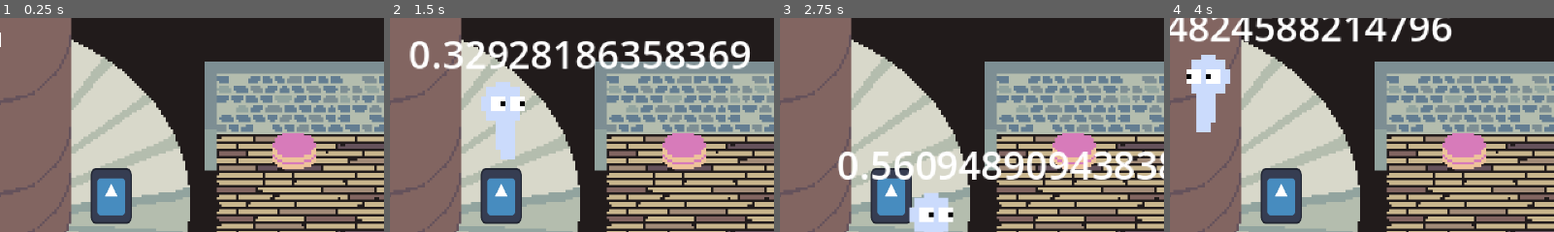
Above: before the commit, frames 1-4 (left to right).
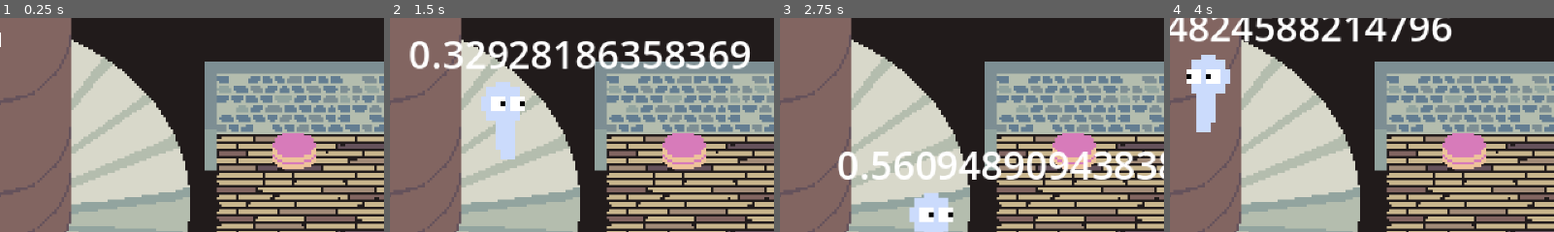
Above: after the commit, the same moments.

Repository: GoldenAppler-eng/Karmic-Staircase
Game: Godot game, scene res://scene/game.tscn
The game is run twice, just before and just after one commit, with the same random seed, the same clock (stepped at 60 frames per second) and the same inputs. The engine's default icon, where the game draws it, is replaced by a stand-in: a white triangle on a blue panel in a dark square.
Inputs:
- Up to frame 1 (0.25 s): no input
- Up to frame 2 (1.5 s): tap Enter at 0.5 s; hold D (move_right) 0.53-1.28 s; hold Shift (sprint) 0.53-1.28 s; tap Space (attack) at 0.6 s; hold S (move_down) from 1.28 s (still down); tap Shift (sprint) at 1.35 s
- Up to frame 3 (2.75 s): tap E (use) at 1.55, 2.1 s; release S (move_down) at 2.03 s; hold D (move_right) from 2.03 s (still down); tap Space (attack) at 2.3 s
- Up to frame 4 (4 s): release D (move_right) at 2.78 s; hold W (move_up) 2.78-3.53 s; tap Space (attack) at 2.85 s; tap Shift (sprint) at 3.05 s; hold A (move_left) from 3.53 s (still down); tap F (drop_item) at 3.6 s; tap E (use) at 3.8 s
The pictures show only the part of the screen within x 34-84%, y 6-56%; the shares and areas given below are measured in that part.

The runs differ from the first frame. In frame 1, 2.8% of the frame differs, in the area x 23-35%, y 70-97%; in frame 2, 2.8%; in frame 3, 2.6%; in frame 4, 2.8%.

Commit message:
Added darkness shader

Diff:
--- a/scene/game.tscn
+++ b/scene/game.tscn
@@ -15,7 +15,6 @@
 [ext_resource type="Texture2D" uid="uid://cfrlwfaum460c" path="res://sprite/center_column.png" id="9_yq8tf"]
 [ext_resource type="PackedScene" uid="uid://d0o7x3il6yic5" path="res://scene/HUD/hunger_hud.tscn" id="14_ve786"]
 [ext_resource type="PackedScene" uid="uid://dyu1r4m2jya2a" path="res://scene/HUD/desperation_hud.tscn" id="15_0lu6w"]
-[ext_resource type="PackedScene" uid="uid://cu27ed416s2o5" path="res://scene/dummy.tscn" id="16_0lu6w"]
 
 [sub_resource type="CapsuleShape2D" id="CapsuleShape2D_5g16k"]
 radius = 33.0
@@ -96,6 +95,9 @@
 [node name="fireplace" parent="Level0" instance=ExtResource("7_qpk70")]
 position = Vector2(142, -30)
 
+[node name="staircase_top_marker" type="Marker2D" parent="Level0"]
+position = Vector2(-41, -59)
+
 [node name="staircase_level_manager" type="Node" parent="." node_paths=PackedStringArray("player", "level_list")]
 script = ExtResource("1_p1ry8")
 player = NodePath("../player")
@@ -135,5 +137,3 @@
 offset_right = -144.0
 offset_bottom = 68.0
 player = NodePath("../player")
-
-[node name="dummy" parent="." instance=ExtResource("16_0lu6w")]
--- a/scene/recorded_player.tscn
+++ b/scene/recorded_player.tscn
@@ -12,16 +12,26 @@
 [ext_resource type="Script" uid="uid://cfgsbje7vi3tp" path="res://script/component/MovementComponent.gd" id="11_2ycxl"]
 [ext_resource type="Script" uid="uid://djdu4ngv8cr8e" path="res://script/state/DeadState.gd" id="11_b05ef"]
 [ext_resource type="Script" uid="uid://dkqq41o5lv5pl" path="res://script/brain/RecordedBrain.gd" id="12_ce7el"]
+[ext_resource type="Script" uid="uid://ctsho4xnp4xo2" path="res://script/brain/AIBrain.gd" id="13_llrc2"]
+[ext_resource type="Script" uid="uid://dpfyq4i5ek5c7" path="res://script/component/InterruptionDetectionComponent.gd" id="13_pq381"]
 [ext_resource type="PackedScene" uid="uid://bdsdvn2l2ejwd" path="res://scene/component/interacter_component.tscn" id="13_xcl4y"]
 [ext_resource type="PackedScene" uid="uid://cqttkqoc4j0fr" path="res://scene/speech_text.tscn" id="14_tt30e"]
+[ext_resource type="Script" uid="uid://brvy5x5uuivu" path="res://script/state_machine/BrainStateMachine.gd" id="14_wyros"]
+[ext_resource type="Script" uid="uid://c8ikj0cri6mtk" path="res://script/state/brain_states/ConfusedState.gd" id="15_exdkq"]
 [ext_resource type="Script" uid="uid://dlihm53dfpyd5" path="res://script/component/RotationTrackerComponent.gd" id="15_pq381"]
+[ext_resource type="Script" uid="uid://bcfv6yyk1dcf" path="res://script/state/brain_states/FindWeaponState.gd" id="16_7uqe1"]
+[ext_resource type="Script" uid="uid://d48ch43e31jo" path="res://script/state/brain_states/PanicState.gd" id="16_tt30e"]
 [ext_resource type="PackedScene" uid="uid://dh4w6wbocgxad" path="res://scene/component/pickup_item_component.tscn" id="16_xc1lj"]
+[ext_resource type="Script" uid="uid://b0ov4qsnpoy0w" path="res://script/state/brain_states/ChasePlayerState.gd" id="17_2ycxl"]
 [ext_resource type="Script" uid="uid://dcdbliakm3u3e" path="res://script/component/StatDataComponent.gd" id="17_ce7el"]
+[ext_resource type="Script" uid="uid://dhybi75eyuxgf" path="res://script/state/brain_states/RunState.gd" id="18_xcl4y"]
 [ext_resource type="Texture2D" uid="uid://btu1o80x3wspb" path="res://sprite/player-gridsheet.png" id="19_6hp1k"]
 [ext_resource type="Script" uid="uid://dathf1gj3y2oa" path="res://script/Flippables.gd" id="19_isn2n"]
 [ext_resource type="PackedScene" uid="uid://bypnx10jtyfcw" path="res://scene/component/hurtbox_component.tscn" id="19_p4hug"]
+[ext_resource type="Script" uid="uid://d308sc06xvbuc" path="res://script/state/brain_states/HuntState.gd" id="19_tt30e"]
 [ext_resource type="Script" uid="uid://r6v4breyygeo" path="res://script/component/AnimationController.gd" id="21_6hp1k"]
 [ext_resource type="PackedScene" uid="uid://djox8a46od6wh" path="res://scene/component/damager_component.tscn" id="21_isn2n"]
+[ext_resource type="PackedScene" uid="uid://lxue4cgo42vb" path="res://scene/component/player_vision_component.tscn" id="32_xc1lj"]
 
 [sub_resource type="CapsuleShape2D" id="CapsuleShape2D_isn2n"]
 height = 22.0
@@ -290,6 +300,9 @@
 &"walk_hold": SubResource("Animation_qucqc")
 }
 
+[sub_resource type="CircleShape2D" id="CircleShape2D_11mpr"]
+radius = 104.077
+
 [node name="recorded_player" type="CharacterBody2D"]
 collision_layer = 2
 script = ExtResource("1_vx2og")
@@ -363,10 +376,60 @@
 sprint_multiplier = 2.0
 metadata/_custom_type_script = "uid://cfgsbje7vi3tp"
 
-[node name="recorded_brain" type="Node" parent="." node_paths=PackedStringArray("pickup_item_component")]
+[node name="recorded_brain" type="Node" parent="." node_paths=PackedStringArray("interruption_detection_component", "player_vision_component", "pickup_item_component")]
 unique_name_in_owner = true
 script = ExtResource("12_ce7el")
+interruption_detection_component = NodePath("../interruption_detection_component")
+player_vision_component = NodePath("../player_vision_component")
 pickup_item_component = NodePath("../flippables/pickup_item_component")
+
+[node name="interruption_detection_component" type="Node" parent="." node_paths=PackedStringArray("stat_data_component")]
+script = ExtResource("13_pq381")
+stat_data_component = NodePath("../stat_data_component")
+
+[node name="NavigationAgent2D" type="NavigationAgent2D" parent="."]
+
+[node name="PathRefreshTimer" type="Timer" parent="."]
+wait_time = 0.6
+autostart = true
+
+[node name="ai_brain" type="Node" parent="." node_paths=PackedStringArray("nav_agent", "path_refresh_timer")]
+unique_name_in_owner = true
+script = ExtResource("13_llrc2")
+nav_agent = NodePath("../NavigationAgent2D")
+path_refresh_timer = NodePath("../PathRefreshTimer")
+
+[node name="brain_state_machine" type="Node" parent="ai_brain" node_paths=PackedStringArray("initial_state")]
+script = ExtResource("14_wyros")
+initial_state = NodePath("confused_state")
+
+[node name="confused_state" type="Node" parent="ai_brain/brain_state_machine" node_paths=PackedStringArray("panic_state")]
+script = ExtResource("15_exdkq")
+panic_state = NodePath("../panic_state")
+
+[node name="panic_state" type="Node" parent="ai_brain/brain_state_machine" node_paths=PackedStringArray("run_state", "find_weapon_state", "hunt_state")]
+script = ExtResource("16_tt30e")
+run_state = NodePath("../run_state")
+find_weapon_state = NodePath("../find_weapon_state")
+hunt_state = NodePath("../hunt_state")
+
+[node name="find_weapon_state" type="Node" parent="ai_brain/brain_state_machine" node_paths=PackedStringArray("run_state", "hunt_state")]
+script = ExtResource("16_7uqe1")
+run_state = NodePath("../run_state")
+hunt_state = NodePath("../hunt_state")
+
+[node name="chase_player_state" type="Node" parent="ai_brain/brain_state_machine" node_paths=PackedStringArray("find_weapon_state", "run_state", "hunt_state")]
+script = ExtResource("17_2ycxl")
+find_weapon_state = NodePath("../find_weapon_state")
+run_state = NodePath("../run_state")
+hunt_state = NodePath("../hunt_state")
+
+[node name="run_state" type="Node" parent="ai_brain/brain_state_machine"]
+script = ExtResource("18_xcl4y")
+
+[node name="hunt_state" type="Node" parent="ai_brain/brain_state_machine" node_paths=PackedStringArray("chase_player_state")]
+script = ExtResource("19_tt30e")
+chase_player_state = NodePath("../chase_player_state")
 
 [node name="interacter_component" parent="." instance=ExtResource("13_xcl4y")]
 unique_name_in_owner = true
@@ -386,11 +449,6 @@
 unique_name_in_owner = true
 script = ExtResource("15_pq381")
 
-[node name="stat_data_components" type="Node" parent="." node_paths=PackedStringArray("hunger_degeneration_timer")]
-script = ExtResource("17_ce7el")
-hunger_degeneration_timer = NodePath("../stat_data_component/hunger_degen_timer")
-metadata/_custom_type_script = "uid://dcdbliakm3u3e"
-
 [node name="flippables" type="Node2D" parent="."]
 script = ExtResource("19_isn2n")
 metadata/_custom_type_script = "uid://dathf1gj3y2oa"
@@ -417,12 +475,11 @@
 [node name="CollisionShape2D" type="CollisionShape2D" parent="flippables/damager_component"]
 shape = SubResource("CircleShape2D_llrc2")
 
-[node name="animation_controller" type="Node" parent="." node_paths=PackedStringArray("anim_player", "movement_component", "pickup_item_component", "stat_data_component", "flippables")]
+[node name="animation_controller" type="Node" parent="." node_paths=PackedStringArray("anim_player", "movement_component", "pickup_item_component", "flippables")]
 script = ExtResource("21_6hp1k")
 anim_player = NodePath("../AnimationPlayer")
 movement_component = NodePath("../movement_component")
 pickup_item_component = NodePath("../flippables/pickup_item_component")
-stat_data_component = NodePath("../stat_data_components")
 flippables = NodePath("../flippables")
 metadata/_custom_type_script = "uid://r6v4breyygeo"
 
@@ -438,3 +495,10 @@
 libraries = {
 &"": SubResource("AnimationLibrary_4reak")
 }
+
+[node name="player_vision_component" parent="." instance=ExtResource("32_xc1lj")]
+unique_name_in_owner = true
+position = Vector2(0, -7)
+
+[node name="CollisionShape2D" type="CollisionShape2D" parent="player_vision_component"]
+shape = SubResource("CircleShape2D_11mpr")
--- a/script/Level.gd
+++ b/script/Level.gd
@@ -6,6 +6,7 @@
 @export var level_data : LevelData
 
 @export var origin_node : Node2D
+@export var staircase_top : Node2D
 
 @export var board_pile : BoardPile
 @export var cake : Cake
--- a/script/Player.gd
+++ b/script/Player.gd
@@ -46,8 +46,6 @@
 
 	rotation_tracker_component.update_psuedo_vertical_coordinate()
 
-	print(player_vision_component.get_number_of_seen_player())
-
 func get_vertical_coordinate() -> float:
 	return rotation_tracker_component.psuedo_vertical_coordinate
 
--- /dev/null
+++ b/script/brain/AIBrain.gd
@@ -0,0 +1,55 @@
+class_name AIBrain
+extends Brain
+
+@export var nav_agent : NavigationAgent2D
+@export var path_refresh_timer : Timer
+
+var target_position : Vector2 = Vector2(0, 0)
+var target_player : CharacterBody2D
+
+var _wants_movement : bool = false
+var _wants_attack : bool = false
+var _wants_sprint : bool = false
+var _wants_interact : bool = false
+
+func _ready() -> void:
+	path_refresh_timer.timeout.connect(_on_path_refresh_timeout)
+
+func find_target_player() -> void:
+	if not target_player:
+		return
+
+	set_target_position(target_player.global_position)
+
+func set_target_position(position : Vector2) -> void:
+	target_position = position
+
+func wants_movement() -> bool:
+	return _wants_movement
+
+func wants_sprint() -> bool:
+	return _wants_sprint
+
+func wants_attack() -> bool:
+	return _wants_attack
+
+func wants_interact() -> bool:
+	return _wants_interact
+
+func wants_use() -> bool:
+	return false
+
+func wants_pickup() -> bool:
+	return false
+
+func wants_drop() -> bool:
+	return false
+
+func get_movement_vector() -> Vector2:
+	if not _wants_movement:
+		return Vector2(0, 0)
+
+	return nav_agent.get_next_path_position() - (owner as Node2D).global_position
+
+func _on_path_refresh_timeout() -> void:
+	nav_agent.target_position = target_position
--- a/script/brain/RecordedBrain.gd
+++ b/script/brain/RecordedBrain.gd
@@ -1,6 +1,8 @@
 class_name RecordedBrain
 extends Brain
 
+@export var interruption_detection_component : InterruptionDetectionComponent
+@export var player_vision_component : PlayerVisionComponent
 @export var pickup_item_component : PickupItemComponent
 
 var recorded_brain_data : Array[BrainFrameData]
@@ -11,11 +13,24 @@
 var _stop_play_recording : bool = false
 
 func _physics_process(delta: float) -> void:
+	if _stop_play_recording:
+		return
+
+	if player_vision_component.get_number_of_seen_player() > recorded_brain_data[current_frame].number_of_players_seen:
+		_stop_play_recording = true
+
+		if player_vision_component.any_player_has_weapon():
+			interruption_detection_component.emit_interrupted(true, true)
+		else:
+			interruption_detection_component.emit_interrupted(true)
+
 	if pickup_item_component.is_not_holding_item() and recorded_item_data[current_frame].has_item:
 		_stop_play_recording = true
+		interruption_detection_component.emit_interrupted()
 
 	if current_frame + 1 >= recorded_brain_data.size():
 		_stop_play_recording = true
+		interruption_detection_component.emit_interrupted()
 
 	if _stop_play_recording:
 		return
--- a/script/class/BrainFrameData.gd
+++ b/script/class/BrainFrameData.gd
@@ -9,3 +9,5 @@
 @export var wants_pickup : bool = false
 @export var wants_drop : bool = false
 @export var movement_vector : Vector2 = Vector2(0, 0)
+
+@export var number_of_players_seen : int = 0
--- /dev/null
+++ b/script/class/BrainState.gd
@@ -0,0 +1,34 @@
+class_name BrainState
+extends Node
+
+var brain : AIBrain
+
+var stat_data_component : StatDataComponent
+var player_vision_component : PlayerVisionComponent
+var pickup_item_component : PickupItemComponent
+var interacter_component : InteracterComponent
+
+var level : Level
+
+func init(p_brain : AIBrain, p_stat_data_component : StatDataComponent, p_pickup_item_component : PickupItemComponent, p_interacter_component : InteracterComponent, p_player_vision_component : PlayerVisionComponent, p_level : Level) -> void:
+	brain = p_brain
+	stat_data_component = p_stat_data_component
+	pickup_item_component = p_pickup_item_component
+	player_vision_component = p_player_vision_component
+	interacter_component = p_interacter_component
+
+	level = p_level
+
+	extra_init()
+
+func extra_init() -> void:
+	pass
+
+func enter() -> void:
+	pass
+
+func exit() -> void:
+	pass
+
+func process_physics(delta : float) -> BrainState:
+	return null
--- /dev/null
+++ b/script/component/InterruptionDetectionComponent.gd
@@ -0,0 +1,18 @@
+class_name InterruptionDetectionComponent
+extends Node
+
+const SEE_PLAYER_DESPERATION : float = 10
+const SEE_PLAYER_WEAPON_DESPERATION : float = 40
+
+@export var stat_data_component : StatDataComponent
+
+signal interrupted
+
+func emit_interrupted(see_player : bool = false, see_player_weapon : bool = false) -> void:
+	if see_player:
+		stat_data_component.change_desperation(SEE_PLAYER_DESPERATION)
+
+	if see_player_weapon:
+		stat_data_component.change_desperation(SEE_PLAYER_WEAPON_DESPERATION)
+
+	interrupted.emit()
--- a/script/component/PlayerVisionComponent.gd
+++ b/script/component/PlayerVisionComponent.gd
@@ -43,4 +43,50 @@
 	players_in_area.erase(body)
 
 func get_closest_player() -> CharacterBody2D:
-	return null
+	var min_distance : float = 99999
+	var closest_player : CharacterBody2D = null
+
+	var forward : Vector2 = Vector2(10, 0) if not movement_component.last_facing_right else Vector2(-10, 0)
+
+	for player in players_in_area:
+		var to_player : Vector2 = player.global_position - global_position
+		var dot : float = forward.dot(to_player)
+
+		if dot > fov:
+			continue
+
+		var distance : float = to_player.length()
+
+		if distance < min_distance:
+			min_distance = distance
+			closest_player = player
+
+	return closest_player
+
+func any_player_has_weapon() -> bool:
+	var forward : Vector2 = Vector2(10, 0) if not movement_component.last_facing_right else Vector2(-10, 0)
+
+	for player in players_in_area:
+		var to_player : Vector2 = player.global_position - global_position
+		var dot : float = forward.dot(to_player)
+
+		if dot > fov:
+			continue
+
+		if has_weapon(player):
+			return true
+
+	return false
+
+func has_weapon(player : Node2D) -> bool:
+	var pickup_meta_name : StringName = GlobalConstants.get_component_name(GlobalConstants.COMPONENT.PICKUPITEM)
+
+	if not player.has_meta(pickup_meta_name):
+		return false
+
+	var pickup_item_component : PickupItemComponent = player.get_meta(pickup_meta_name) as PickupItemComponent
+
+	if pickup_item_component.is_not_holding_item():
+		return false
+
+	return pickup_item_component.can_be_used_for_attack()
--- /dev/null
+++ b/script/state/brain_states/ChasePlayerState.gd
@@ -0,0 +1,36 @@
+extends BrainState
+
+const DESIRED_ATTACK_RANGE : float = 20
+
+@export var find_weapon_state : BrainState
+@export var run_state : BrainState
+@export var hunt_state : BrainState
+
+func extra_init() -> void:
+	pass
+
+func enter() -> void:
+	brain._wants_movement = true
+	brain.find_target_player()
+
+func exit() -> void:
+	brain._wants_movement = false
+
+func process_physics(delta : float) -> BrainState:
+	if pickup_item_component.is_not_holding_item():
+		if level.board_pile.boards_left > 0:
+			return find_weapon_state
+
+		return run_state
+
+	if not brain.target_player:
+		return hunt_state
+
+	brain.find_target_player()
+
+	if (brain.owner as Node2D).global_position.distance_to(brain.target_player.global_position) < DESIRED_ATTACK_RANGE:
+		brain._wants_attack = true
+	else:
+		brain._wants_attack = false
+
+	return null
--- /dev/null
+++ b/script/state/brain_states/ConfusedState.gd
@@ -0,0 +1,20 @@
+extends BrainState
+
+const DESPERATION_THRESHOLD : float = 50
+
+@export var panic_state : BrainState
+
+func extra_init() -> void:
+	pass
+
+func enter() -> void:
+	pass
+
+func exit() -> void:
+	pass
+
+func process_physics(delta : float) -> BrainState:
+	if stat_data_component.data.desperation >= DESPERATION_THRESHOLD:
+		return panic_state
+
+	return null
--- /dev/null
+++ b/script/state/brain_states/FindWeaponState.gd
@@ -0,0 +1,27 @@
+extends BrainState
+
+@export var run_state : BrainState
+@export var hunt_state : BrainState
+
+func extra_init() -> void:
+	pass
+
+func enter() -> void:
+	brain._wants_movement = true
+	brain.set_target_position(level.board_pile.global_position)
+
+func exit() -> void:
+	brain._wants_movement = false
+	brain._wants_interact = false
+
+func process_physics(delta : float) -> BrainState:
+	if interacter_component.are_interactables() and interacter_component.get_interactables()[0].owner is BoardPile:
+		brain._wants_interact = true
+
+	if not pickup_item_component.is_not_holding_item() and pickup_item_component.can_be_used_for_attack():
+		return hunt_state
+
+	if level.board_pile.boards_left <= 0:
+		return run_state
+
+	return null
--- /dev/null
+++ b/script/state/brain_states/HuntState.gd
@@ -0,0 +1,20 @@
+extends BrainState
+
+@export var chase_player_state : BrainState
+
+func extra_init() -> void:
+	pass
+
+func enter() -> void:
+	brain._wants_movement = true
+	brain.set_target_position(level.staircase_top.global_position)
+
+func exit() -> void:
+	brain._wants_movement = false
+
+func process_physics(delta : float) -> BrainState:
+	if player_vision_component.get_number_of_seen_player() > 0:
+		brain.target_player = player_vision_component.get_closest_player()
+		return chase_player_state
+
+	return null
--- /dev/null
+++ b/script/state/brain_states/PanicState.gd
@@ -0,0 +1,31 @@
+extends BrainState
+
+const AGGRESIVE_DESPERATION_THRESHOLD : float = 80
+
+@export var run_state : BrainState
+@export var find_weapon_state : BrainState
+@export var hunt_state : BrainState
+
+func extra_init() -> void:
+	pass
+
+func enter() -> void:
+	pass
+
+func exit() -> void:
+	pass
+
+func process_physics(delta : float) -> BrainState:
+	if not stat_data_component.data.desperation >= AGGRESIVE_DESPERATION_THRESHOLD:
+		return run_state
+
+	if pickup_item_component.is_not_holding_item():
+		if level.board_pile.boards_left > 0:
+			return find_weapon_state
+		else:
+			return run_state
+
+	if not pickup_item_component.is_not_holding_item() and pickup_item_component.can_be_used_for_attack():
+		return hunt_state
+
+	return null
--- /dev/null
+++ b/script/state/brain_states/RunState.gd
@@ -0,0 +1,14 @@
+extends BrainState
+
+func extra_init() -> void:
+	pass
+
+func enter() -> void:
+	brain._wants_movement = true
+	brain.set_target_position(level.staircase_top.global_position)
+
+func exit() -> void:
+	brain._wants_movement = false
+
+func process_physics(delta : float) -> BrainState:
+	return null
--- /dev/null
+++ b/script/state_machine/BrainStateMachine.gd
@@ -0,0 +1,35 @@
+class_name BrainStateMachine
+extends Node
+
+signal state_changed
+
+@export var initial_state : BrainState
+
+var current_state : BrainState
+
+func init(p_brain : AIBrain, p_stat_data_component : StatDataComponent, p_pickup_item_component : PickupItemComponent, p_interacter_component : InteracterComponent, p_player_vision_component : PlayerVisionComponent, p_level : Level) -> void:
+	for state in get_children():
+		(state as BrainState).init(p_brain, p_stat_data_component, p_pickup_item_component, p_interacter_component, p_player_vision_component, p_level)
+
+	change_state(initial_state)
+
+func process_physics(delta : float) -> void:
+	var next_state : BrainState = current_state.process_physics(delta)
+
+	if next_state:
+		change_state(next_state)
+
+func change_state(next_state : BrainState) -> void:
+	if current_state:
+		current_state.exit()
+
+		if not current_state == next_state:
+			state_changed.emit()
+
+	current_state = next_state
+	current_state.enter()
+
+
+
+func reset_state_machine() -> void:
+	change_state(initial_state)
--- /dev/null
+++ b/shader/Darkness.gdshader
@@ -0,0 +1,10 @@
+shader_type canvas_item;
+
+uniform float min_alpha : hint_range(0.0, 1.0, 0.1);
+uniform float max_alpha : hint_range(0.0, 1.0, 0.1);
+
+void fragment() {
+	float alpha = (max_alpha - min_alpha) * (1.0 - UV.x) + min_alpha;
+
+	COLOR.a = alpha;
+}
Not shown: 1 places in scene/game.tscn that only renumber resources
Not shown: 1 places in scene/recorded_player.tscn that only renumber resources
Not shown, added: script/brain/AIBrain.gd.uid
Not shown, added: script/class/BrainState.gd.uid
Not shown, added: script/component/InterruptionDetectionComponent.gd.uid
Not shown, added: script/state/brain_states/ChasePlayerState.gd.uid
Not shown, added: script/state/brain_states/ConfusedState.gd.uid
Not shown, added: script/state/brain_states/FindWeaponState.gd.uid
Not shown, added: script/state/brain_states/HuntState.gd.uid
Not shown, added: script/state/brain_states/PanicState.gd.uid
Not shown, added: script/state/brain_states/RunState.gd.uid
Not shown, added: script/state_machine/BrainStateMachine.gd.uid
(and 1 more such lines)
